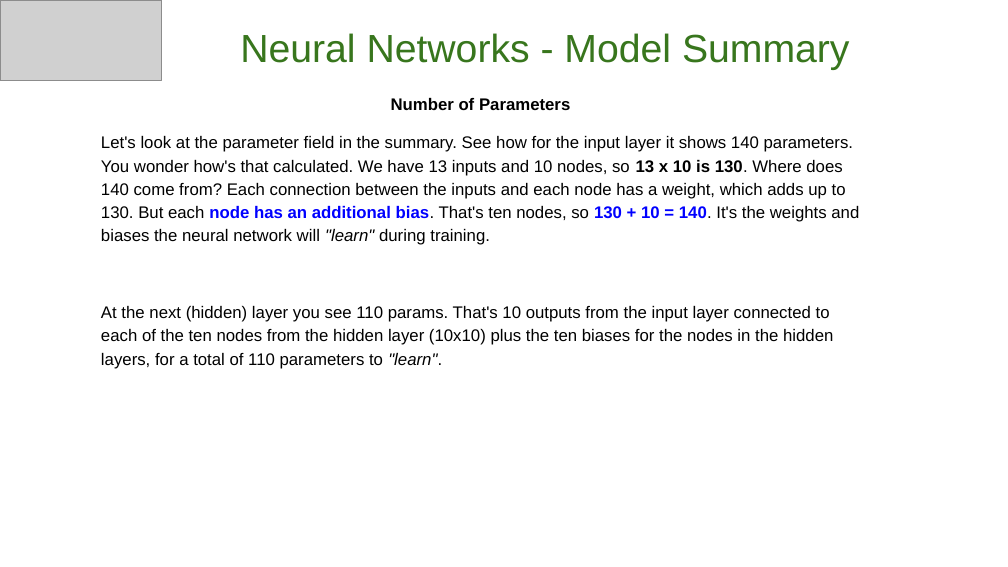
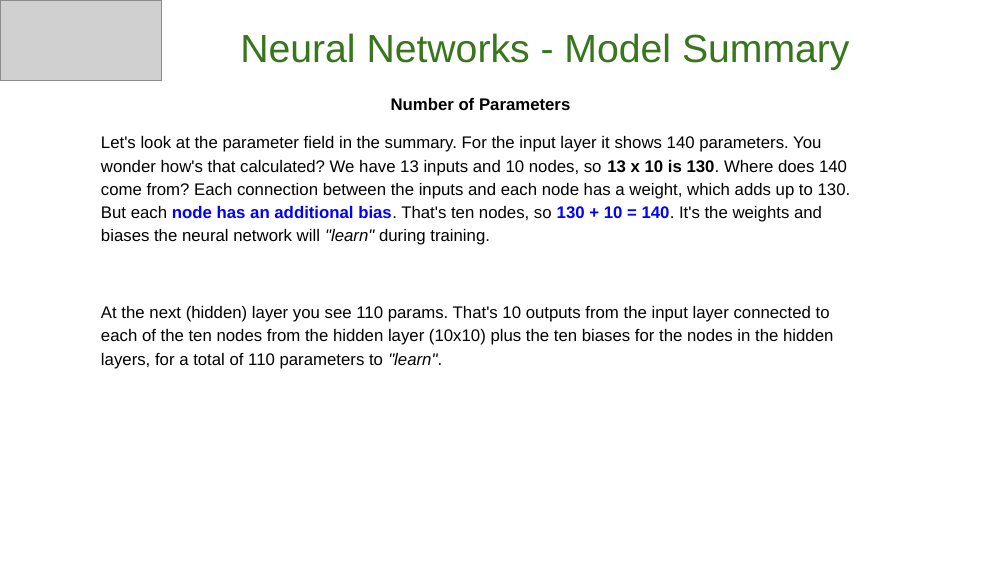
Before and after one commit to GoogleCloudPlatform/keras-idiomatic-programmer, a slide deck: slide 27 of workshops/Neural_Networks/The Idiomatic Programmer - Learning Keras - Workshop - Neural Networks.pptx. Drawn at 1008x567 pixels with LibreOffice and Linux fonts; fonts in the diff are those of the drawing; grey boxes stand for pictures. Boxes give left, top, right and bottom in pixels: in the first picture for what was removed or moved away, otherwise in the second. Text is boxed around its words. In the diff, an @@ line names an element or a change of style, - is before the commit and + after.

Commit message:
start convolutional neural network study pack

```diff
--- a/workshops/Neural_Networks/The Idiomatic Programmer - Learning Keras - Workshop - Neural Networks.pptx
+++ b/workshops/Neural_Networks/The Idiomatic Programmer - Learning Keras - Workshop - Neural Networks.pptx
@@ text at <box>101,136,851,245</box>: text changed @@
-Let's look at the parameter field in the summary. See how for the input layer it shows 140 parameters. You wonder how's that calculated. We have 13 inputs and 10 nodes, so 13 x 10 is 130. Where does 140 come from? Each connection between the inputs and each node has a weight, which adds up to 130. But each node has an additional bias. That's ten nodes, so 130 + 10 = 140. It's the weights and biases the neural network will "learn" during training.
+Let's look at the parameter field in the summary. For the input layer it shows 140 parameters. You wonder how's that calculated? We have 13 inputs and 10 nodes, so 13 x 10 is 130. Where does 140 come from? Each connection between the inputs and each node has a weight, which adds up to 130. But each node has an additional bias. That's ten nodes, so 130 + 10 = 140. It's the weights and biases the neural network will "learn" during training.
```
Also in this commit, not shown: 22 other slides changed, 2 other files.
